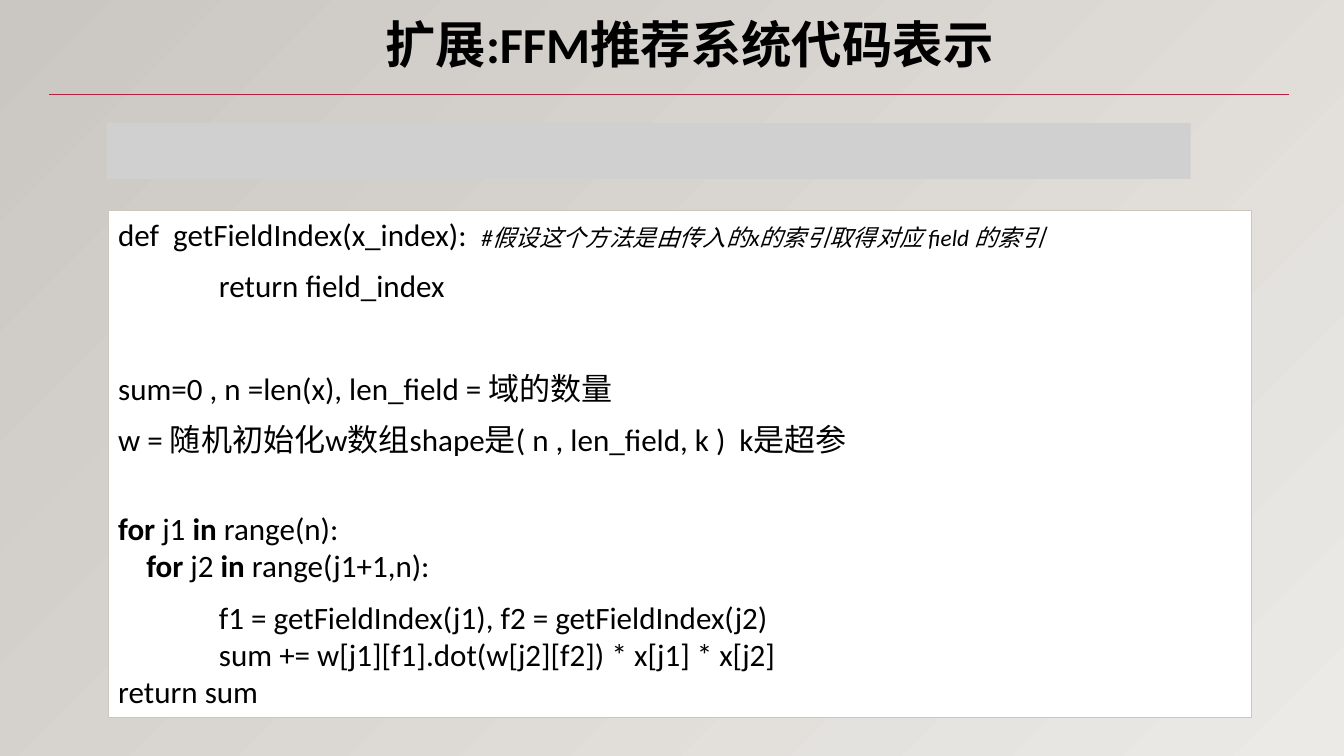
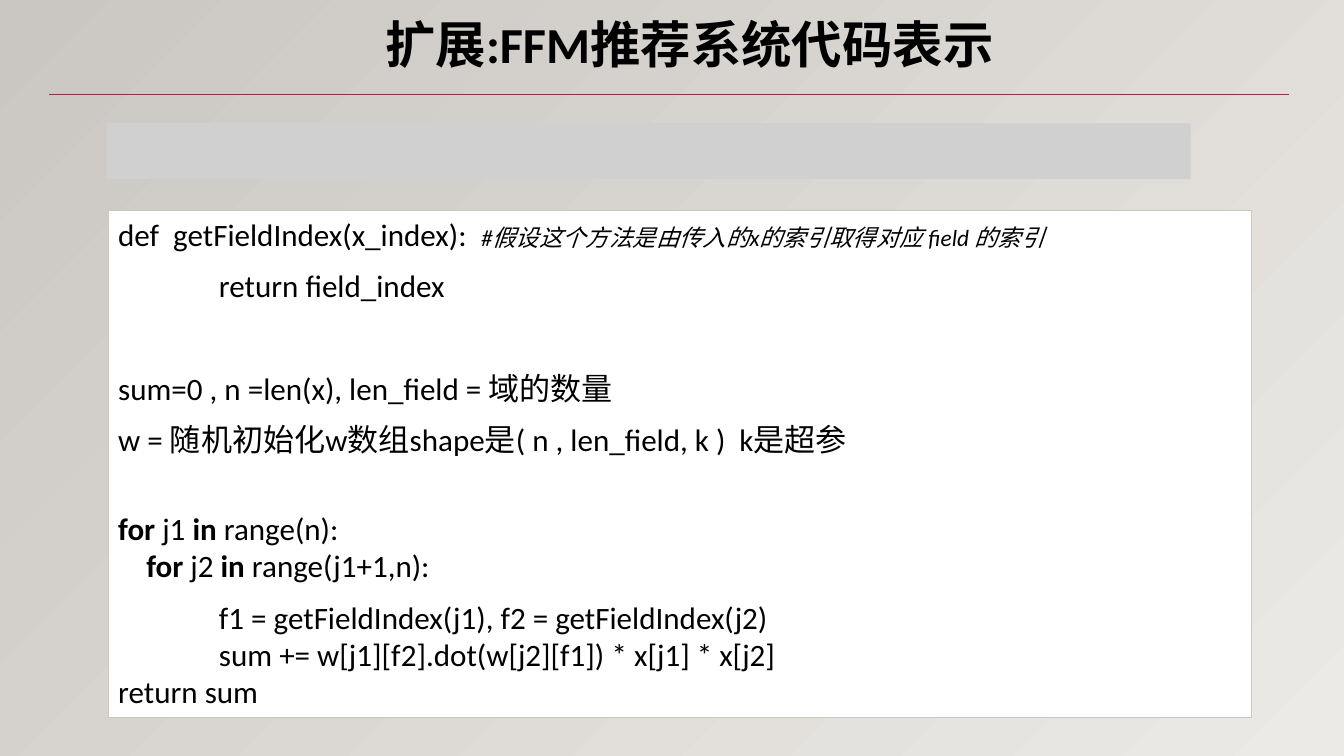
Before and after one commit to rexrex9/FM_recommendation, a slide deck: slide 9 of 从逻辑回归到FM.pptx. Drawn at 1344x756 pixels with LibreOffice and Linux fonts; fonts in the diff are those of the drawing; grey boxes stand for pictures. Boxes give left, top, right and bottom in pixels: in the first picture for what was removed or moved away, otherwise in the second. Text is boxed around its words. In the diff, an @@ line names an element or a change of style, - is before the commit and + after.

```diff
--- a/从逻辑回归到FM.pptx
+++ b/从逻辑回归到FM.pptx
@@ text at <box>118,606,775,704</box>: text changed @@
-f1 = getFieldIndex(j1), f2 = getFieldIndex(j2)
-sum += w[j1][f1].dot(w[j2][f2]) * x[j1] * x[j2]
-return sum
+f1 = getFieldIndex(j1), f2 = getFieldIndex(j2)
+sum += w[j1][f2].dot(w[j2][f1]) * x[j1] * x[j2]
+return sum
```
Also in this commit, not shown: 1 other slide changed, 2 other files.
